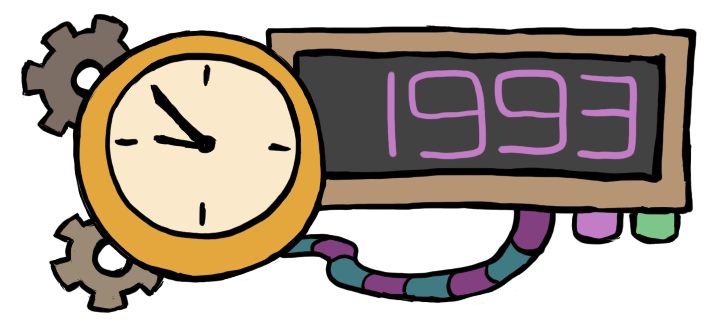
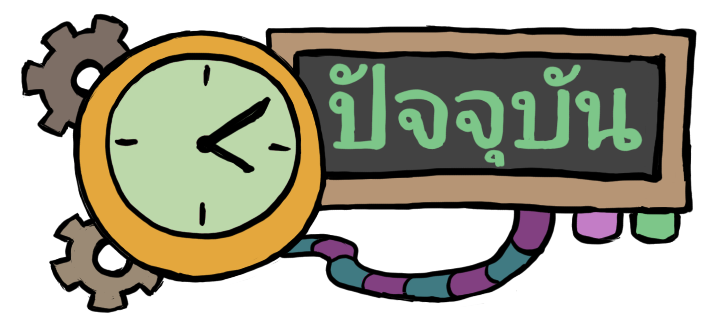
Layer changes from the first w=720, h=320 image to the second:
hid "past", painted on it over box(128, 60, 643, 192)
showed "future", opacity 31% → 100%, painted on it over box(192, 60, 643, 192)
added layer "present clock" (darken, 50%) above "line" over box(110, 60, 296, 233)
painted on "line" over box(110, 60, 643, 233)
painted on "color" over box(110, 60, 643, 233)
